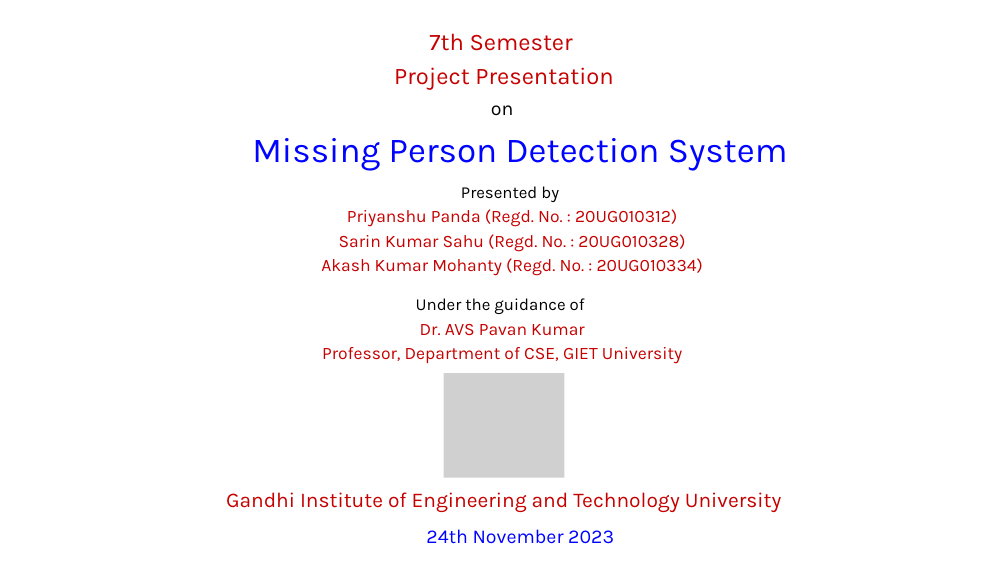
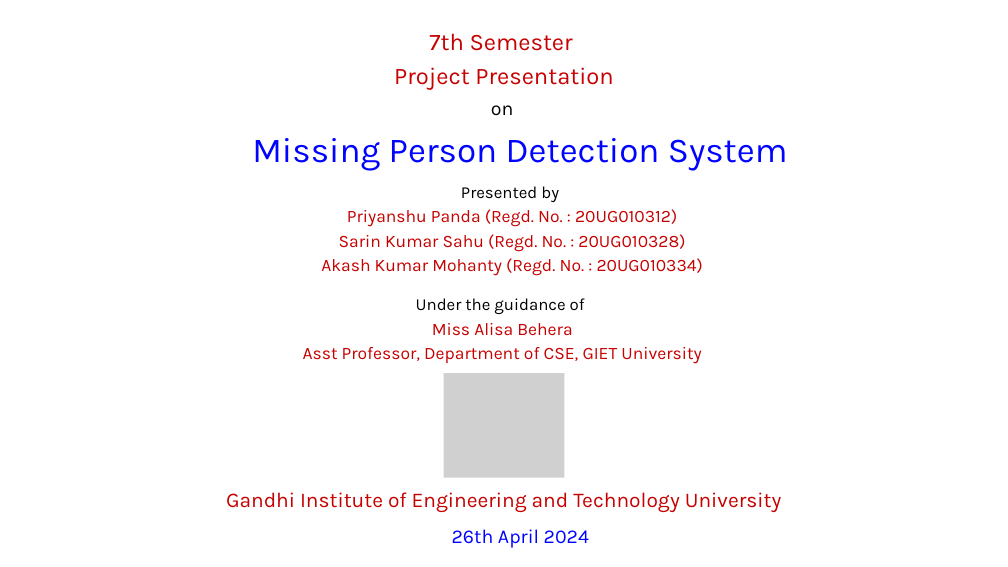
Before and after one commit to thegeek36/Missing-Person-Detection-System, a slide deck: slide 1 of Documentation/7th Semester Project Presentation.pptx. Drawn at 1008x567 pixels with LibreOffice and Linux fonts; fonts in the diff are those of the drawing; grey boxes stand for pictures. Boxes give left, top, right and bottom in pixels: in the first picture for what was removed or moved away, otherwise in the second. Text is boxed around its words. In the diff, an @@ line names an element or a change of style, - is before the commit and + after.

```diff
--- a/Documentation/7th Semester Project Presentation.pptx
+++ b/Documentation/7th Semester Project Presentation.pptx
@@ text at box(303, 323, 701, 364): text changed @@
-Dr. AVS Pavan Kumar
-Professor, Department of CSE, GIET University
+Miss Alisa Behera
+Asst Professor, Department of CSE, GIET University
@@ text at box(452, 529, 589, 548): text changed @@
-24th November 2023
+26th April 2024
```
Also in this commit, not shown: 9 other slides changed, 3 slides added, 14 other files.
